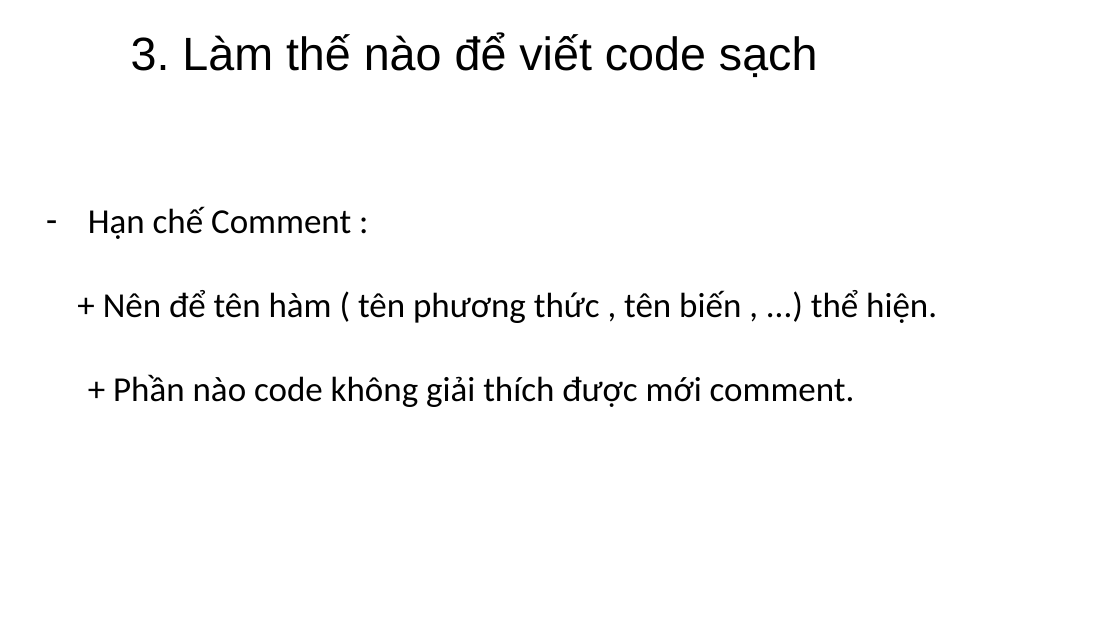
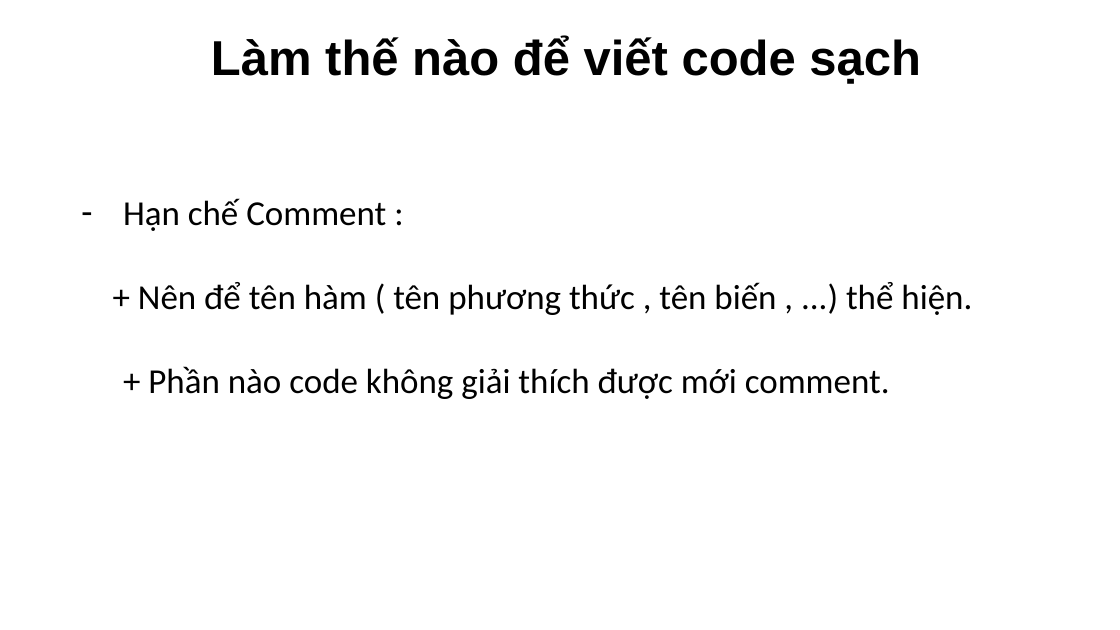
Before and after one commit to quocTuan02/demo, a slide deck: slide 11 of Note/CleanCode.pptx (slide 12 before the commit). Drawn at 1120x630 pixels with LibreOffice and Linux fonts; fonts in the diff are those of the drawing. Boxes give left, top, right and bottom in pixels: in the first picture for what was removed or moved away, otherwise in the second. Text is boxed around its words. In the diff, an @@ line names an element or a change of style, - is before the commit and + after.

```diff
--- a/Note/CleanCode.pptx
+++ b/Note/CleanCode.pptx
@@ text at [211, 36, 921, 84]: text changed; size 40 to 42 pt; bold on @@
-3. Làm thế nào để viết code sạch
+Làm thế nào để viết code sạch
@@ text "Hạn chế Comment :": place and size @@
-text "Hạn chế Comment :" at [88, 206, 937, 407]
+text "Hạn chế Comment :" at [123, 198, 972, 399]
```
Also in this commit, not shown: 16 other slides changed, 4 slides added, 5 slides removed.
